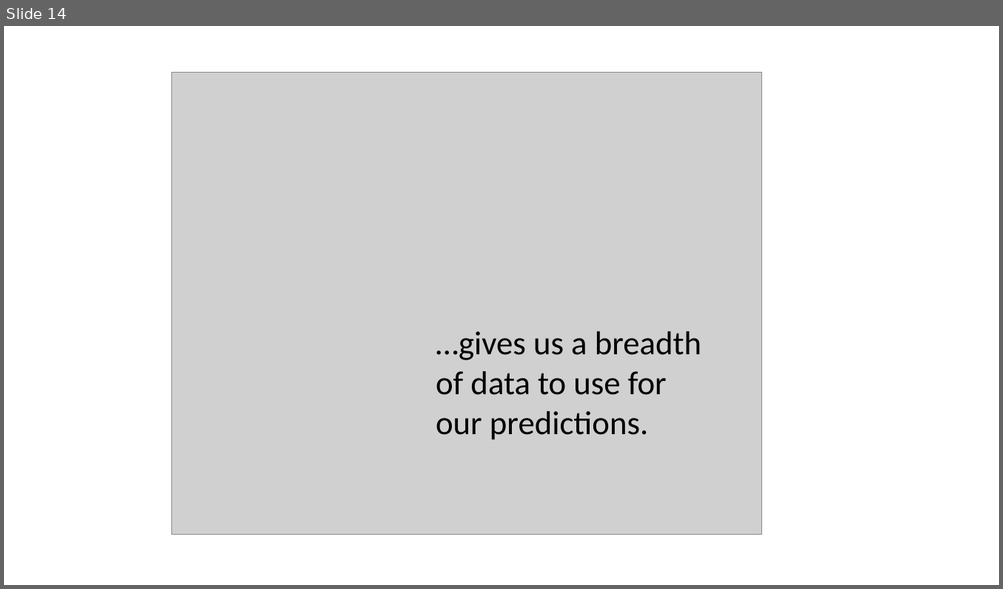
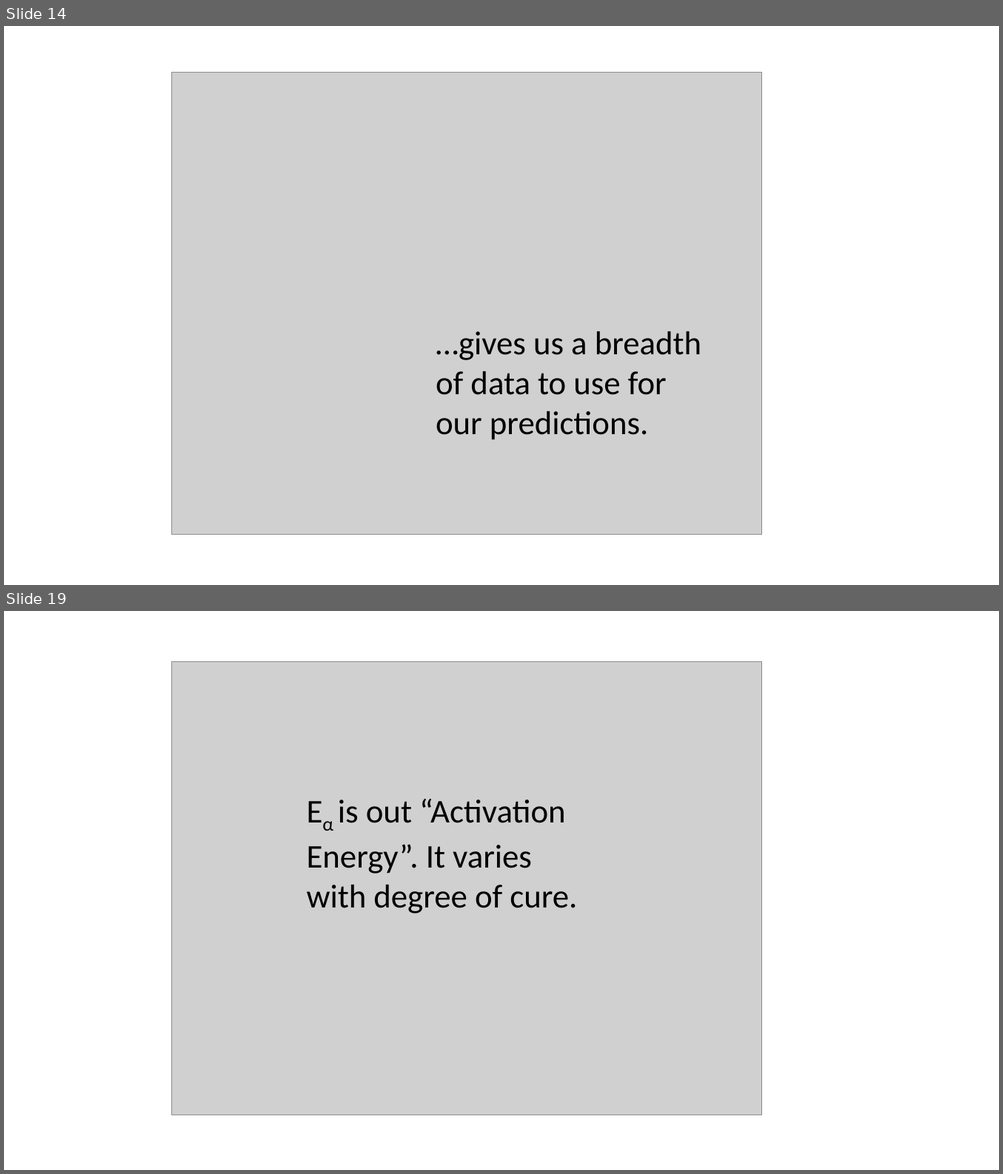
Before and after one commit to craiglawrie/TimeAtTemperature, a slide deck: images/Time-At-Temperature-Presentation.pptx. Shown one above the other, each under a label of ours: slide 14 before the commit, slides 14 and 19 after it; the slides between them are not shown. The pictures are 1003x589 and 1003x1174 pixels, drawn with LibreOffice and Linux fonts; fonts in the diff are those of the drawing; grey boxes stand for pictures. Boxes give left, top, right and bottom in pixels: in the first picture for what was removed or moved away, otherwise in the second. Text is boxed around its words. In the diff, an @@ line names an element or a change of style, - is before the commit and + after.

```diff
--- a/images/Time-At-Temperature-Presentation.pptx
+++ b/images/Time-At-Temperature-Presentation.pptx
@@ slide 19 added at (4, 611, 999, 1170), background #FFFFFF @@
@@ picture added at (172, 662, 762, 1116) @@
@@ text added at (307, 799, 577, 914), 32 pt, text #000000 @@
+Eα is out “Activation Energy”. It varies with degree of cure.
```
Also in this commit, not shown: 1 slide changed, 7 other slides added, 4 other files.
